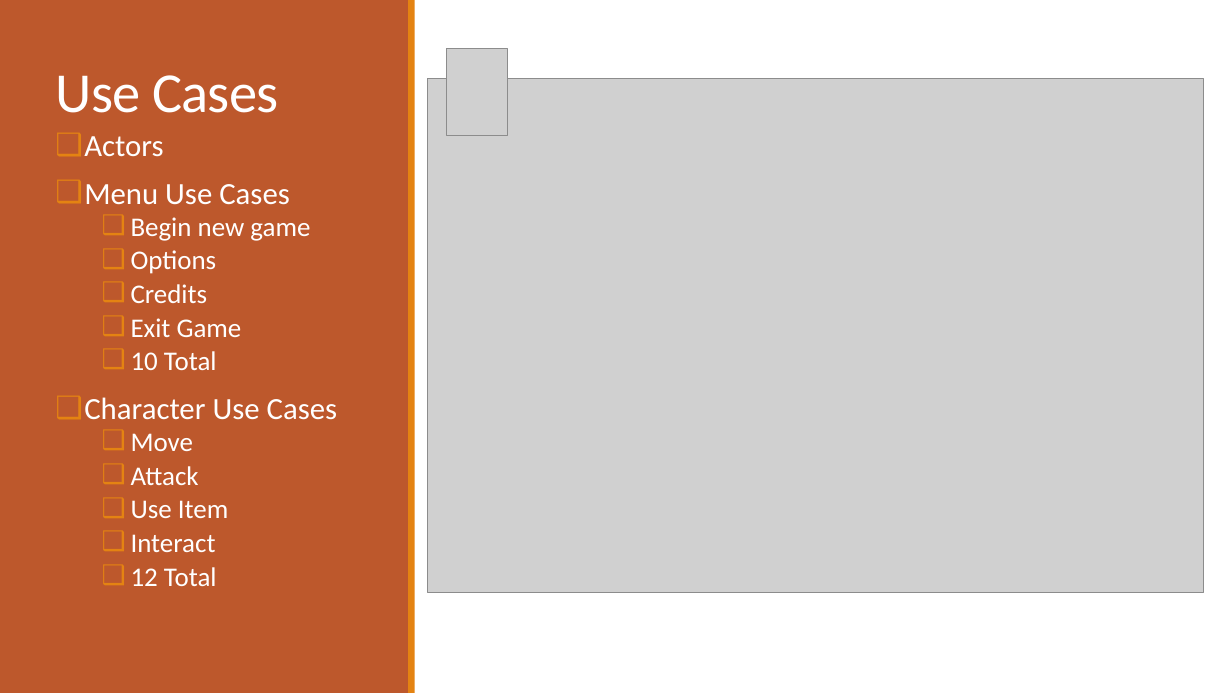
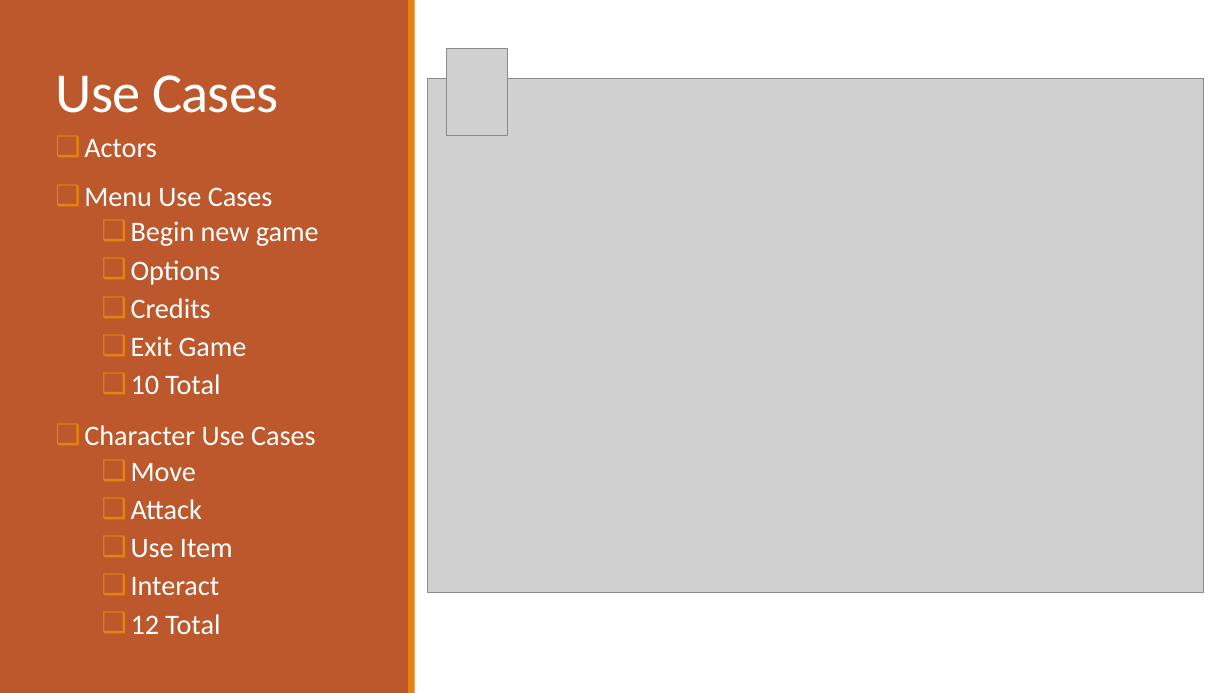
Before and after one commit to jonnynabors/Belly-Of-The-Beast, a slide deck: slide 12 of Documentation/Design Document/UnityDesignPresentation.pptx (slide 11 before the commit). Drawn at 1232x693 pixels with LibreOffice and Linux fonts; fonts in the diff are those of the drawing; grey boxes stand for pictures. Boxes give left, top, right and bottom in pixels: in the first picture for what was removed or moved away, otherwise in the second. Text is boxed around its words. In the diff, an @@ line names an element or a change of style, - is before the commit and + after.

```diff
--- a/Documentation/Design Document/UnityDesignPresentation.pptx
+++ b/Documentation/Design Document/UnityDesignPresentation.pptx
@@ text "Actors" at [84, 139, 319, 634]: size 24 to 22 pt in "Actors", "Menu Use Cases", "Character Use Cases"; size 21 to 22 pt in "Begin new game", "Options", "Credits", "Exit Game" and 6 more places; line spacing 0.8 to 0.9 @@
```
Also in this commit, not shown: 6 other slides changed, 1 slide added, 3 other files.
